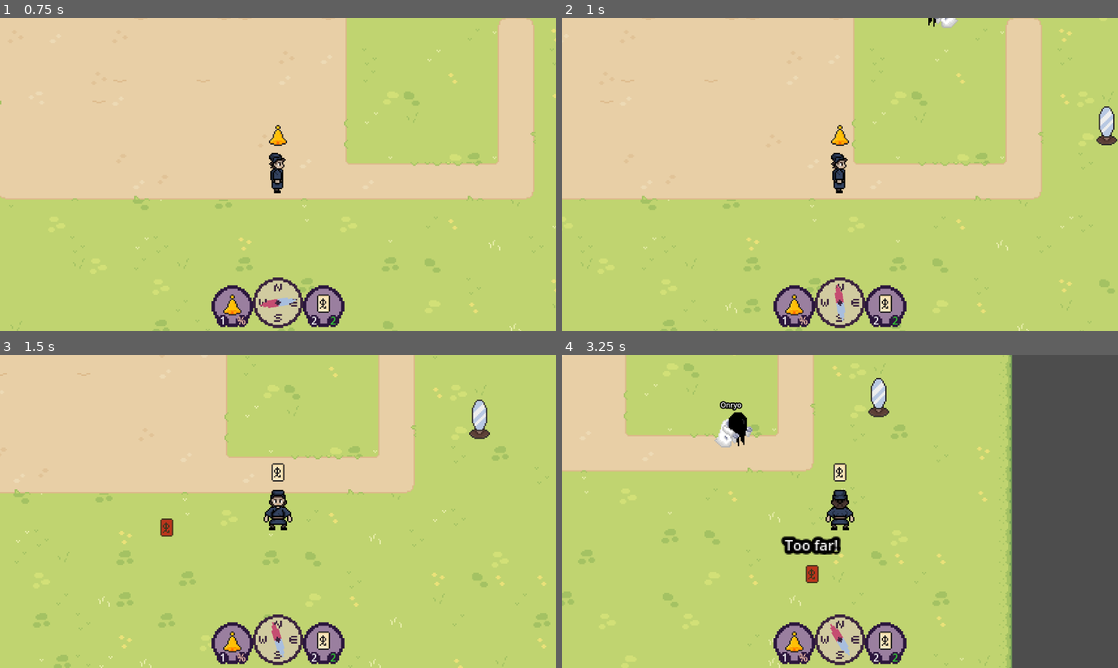
Above: before the commit, frames 1-4 (two rows, left to right).
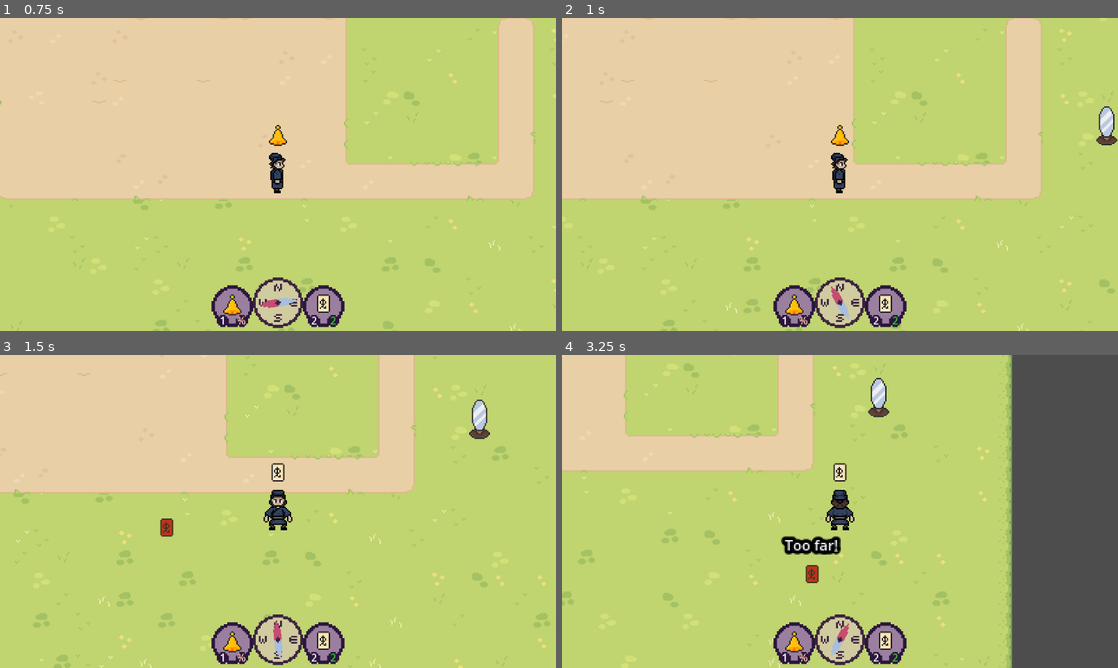
Above: after the commit, the same moments.

Repository: FennecKii/Pixel-Game-Jam-2025
Game: Godot game, scene res://Maps/Map 1/map_1.tscn
Two runs of this game, one before a commit and one after it. Both use one fixed random seed, a clock stepped at 60 frames per second and the inputs below.
Inputs (mouse positions are in pixels of both pictures, inside the frame that each line leads up to):
- Up to frame 1 (0.75 s): move the mouse to (278, 193) at 0.52 s; hold D (Right) from 0.53 s (still down); tap 1 (Equip Bell) at 0.6 s
- Up to frame 2 (1 s): keep holding D (Right)
- Up to frame 3 (1.5 s): move the mouse to (166, 527) at 1.27 s; release D (Right) at 1.28 s; hold S (Down) from 1.28 s (still down); tap 2 (Equip Ofuda) at 1.35 s
- Up to frame 4 (3.25 s): move the mouse to (895, 442) at 2.02 s; release S (Down) at 2.03 s; hold D (Right) 2.03-2.78 s; tap E (Interact) at 2.1 s; move the mouse to (812, 574) at 2.77 s; hold W (Up) from 2.78 s (still down); click (812, 574) at 2.85 s

Frame 1 is identical in both runs. In frame 2, 0.2% of the frame differs, in the area x 48-72%, y 0-97%; in frame 3, less than 0.1%; in frame 4, 0.8%, in the area x 27-52%, y 14-97%.

Commit message:
ghost chase false

Diff:
--- a/Ghosts/Jikininki/jinkininki.gd
+++ b/Ghosts/Jikininki/jinkininki.gd
@@ -6,7 +6,7 @@
 var SPEED: float = 9750
 var previous_velocity: Vector2
 var dead: bool = false
-var chasing: bool = true
+var chasing: bool = false
 var direction: Vector2
 
 func _ready() -> void:
--- a/Ghosts/Onryo/onryo.gd
+++ b/Ghosts/Onryo/onryo.gd
@@ -6,7 +6,7 @@
 var SPEED: float = 9750
 var previous_velocity: Vector2
 var dead: bool = false
-var chasing: bool = true
+var chasing: bool = false
 var direction: Vector2
 
 func _ready() -> void:
--- a/Ghosts/Yuki-Onna/yuki_onna.gd
+++ b/Ghosts/Yuki-Onna/yuki_onna.gd
@@ -6,7 +6,7 @@
 var SPEED: float = 9750
 var previous_velocity: Vector2
 var dead: bool = false
-var chasing: bool = true
+var chasing: bool = false
 var direction: Vector2
 
 func _ready() -> void:
